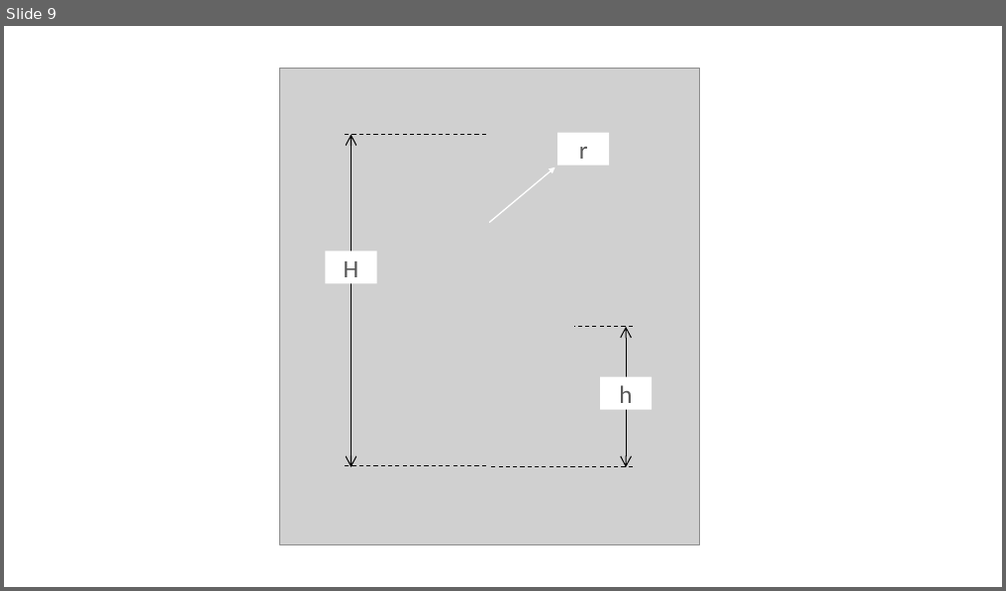
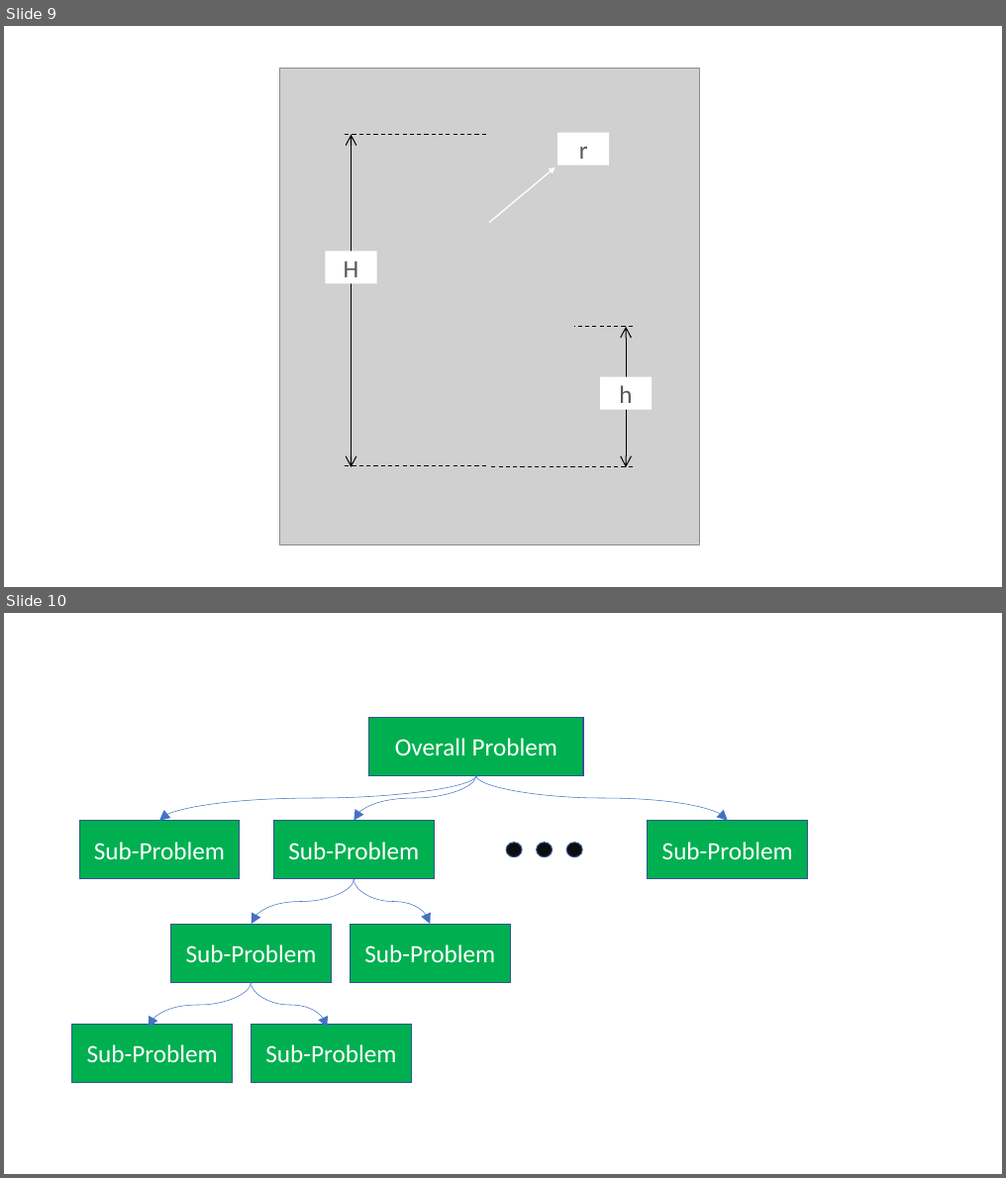
Before and after one commit to CS1371/textbook, a slide deck: Images/figures.pptx. Shown one above the other, each under a label of ours: slide 9 before the commit, slides 9 and 10 after it. The pictures are 1006x591 and 1006x1178 pixels, drawn with LibreOffice and Linux fonts; fonts in the diff are those of the drawing; grey boxes stand for pictures. Boxes give left, top, right and bottom in pixels: in the first picture for what was removed or moved away, otherwise in the second. Text is boxed around its words. In the diff, an @@ line names an element or a change of style, - is before the commit and + after.

```diff
--- a/Images/figures.pptx
+++ b/Images/figures.pptx
@@ slide 10 added at bbox=[4, 613, 1002, 1174], background #FFFFFF @@
@@ rectangle added at bbox=[369, 717, 583, 775], fill #00B050, outline #325491 1 pt, 24 pt, text #FFFFFF @@
+Overall Problem
@@ curved arrow added from (476, 775) to (159, 820), #4472C4 0.5 pt @@
@@ curved arrow added from (476, 775) to (353, 820), #4472C4 0.5 pt @@
@@ curved arrow added from (476, 775) to (728, 820), #4472C4 0.5 pt @@
@@ rectangle added at bbox=[79, 820, 240, 878], fill #00B050, outline #325491 1 pt, 24 pt, text #FFFFFF @@
+Sub-Problem
@@ rectangle added at bbox=[273, 820, 434, 878], fill #00B050, outline #325491 1 pt, 24 pt, text #FFFFFF @@
+Sub-Problem
@@ rectangle added at bbox=[648, 820, 808, 878], fill #00B050, outline #325491 1 pt, 24 pt, text #FFFFFF @@
+Sub-Problem
@@ ellipse added at bbox=[506, 843, 522, 858], fill #0D0D0D, outline #325491 1 pt @@
@@ ellipse added at bbox=[537, 843, 552, 858], fill #0D0D0D, outline #325491 1 pt @@
@@ ellipse added at bbox=[567, 843, 583, 858], fill #0D0D0D, outline #325491 1 pt @@
@@ curved arrow added from (353, 879) to (252, 925), #4472C4 0.5 pt @@
@@ curved arrow added from (353, 879) to (430, 925), #4472C4 0.5 pt @@
@@ rectangle added at bbox=[171, 925, 331, 983], fill #00B050, outline #325491 1 pt, 24 pt, text #FFFFFF @@
+Sub-Problem
@@ rectangle added at bbox=[350, 925, 510, 983], fill #00B050, outline #325491 1 pt, 24 pt, text #FFFFFF @@
+Sub-Problem
@@ curved arrow added from (252, 983) to (149, 1028), #4472C4 0.5 pt @@
@@ curved arrow added from (252, 983) to (328, 1028), #4472C4 0.5 pt @@
@@ rectangle added at bbox=[72, 1024, 233, 1082], fill #00B050, outline #325491 1 pt, 24 pt, text #FFFFFF @@
+Sub-Problem
@@ rectangle added at bbox=[252, 1024, 411, 1082], fill #00B050, outline #325491 1 pt, 24 pt, text #FFFFFF @@
+Sub-Problem
```
Also in this commit, not shown: 16 other slides added, 22 other files.
